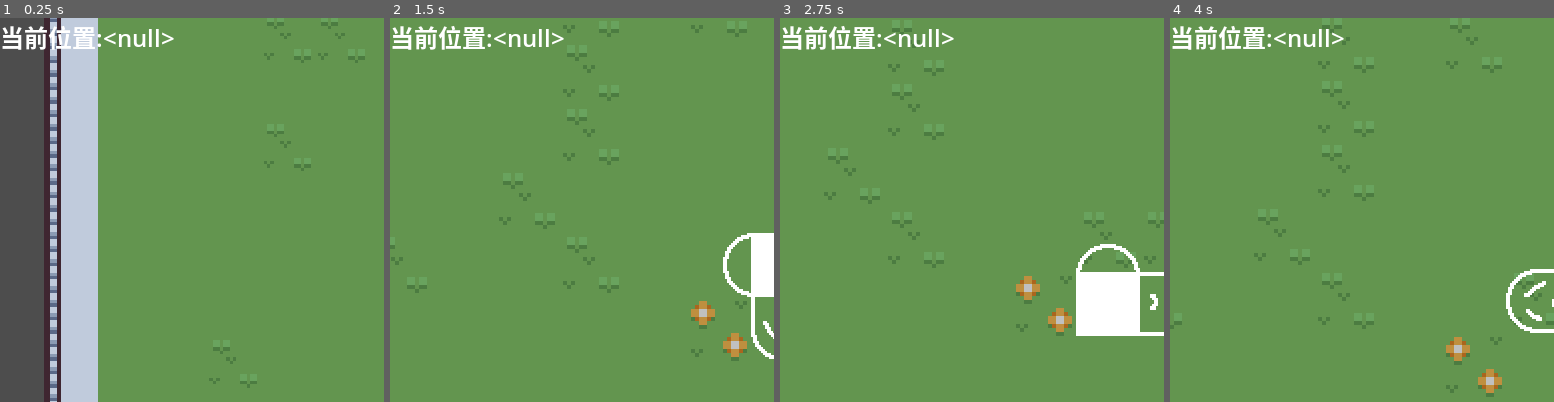
Above: before the commit, frames 1-4 (left to right).
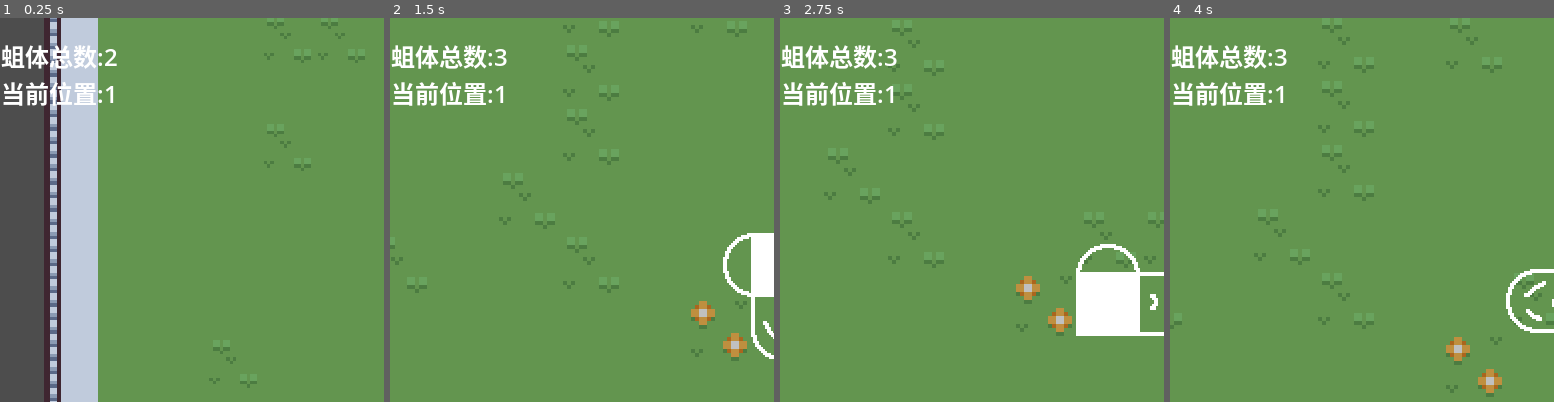
Above: after the commit, the same moments.

Repository: wotaicaili/HolySquirm
Game: Godot game, scene res://scenes/game/game.tscn
The game is run twice, just before and just after one commit, with the same random seed, the same clock (stepped at 60 frames per second) and the same inputs.
Inputs:
- Up to frame 1 (0.25 s): no input
- Up to frame 2 (1.5 s): tap Enter at 0.5 s; hold Right 0.53-1.28 s; hold Down from 1.28 s (still down)
- Up to frame 3 (2.75 s): release Down at 2.03 s; hold Right from 2.03 s (still down)
- Up to frame 4 (4 s): release Right at 2.78 s; hold Up 2.78-3.53 s; hold Left from 3.53 s (still down)
The pictures show only the part of the screen within x 0-50%, y 13-63%; the shares and areas given below are measured in that part.

The runs differ from the first frame. In frame 1, 2.9% of the frame differs, in the area x 0-46%, y 2-23%; in frame 2, 3.0%; in frame 3, 3.0%; in frame 4, 3.0%.

Commit message:
[fix] entities update wrong

Diff:
--- a/assists/array_2d.gd
+++ b/assists/array_2d.gd
@@ -4,23 +4,23 @@
 var X_range: Vector2
 var Y_range: Vector2
 var values: Dictionary  # 嵌套 Dictionary 支持负索引
+var default_value
 
 func _init(x_range: Vector2, y_range: Vector2, default_value: Variant = 0) -> void:
 	X_range = x_range
 	Y_range = y_range
 	values = {}
+	default_value = default_value
 
-	for y in range(int(Y_range.x), int(Y_range.y)):
-		values[y] = {}
-		for x in range(int(X_range.x), int(X_range.y)):
-			values[y][x] = default_value
+func clear(_default_value: Variant = default_value):
+	values = {}
 
 func get_value(grid_pos: Vector2i) -> Variant:
 	var y = grid_pos.y
 	var x = grid_pos.x
 	if values.has(y) and values[y].has(x):
 		return values[y][x]
-	return null  # 或者设为默认值
+	return default_value  # 或者设为默认值
 
 func set_value(grid_pos: Vector2i, value: Variant) -> void:
 	var y = grid_pos.y
--- a/autoloads/game_manager.gd
+++ b/autoloads/game_manager.gd
@@ -7,18 +7,22 @@
 
 var player: Player
 
-var grid_values: Array2D = Array2D.new(FIELD_X_RANGE, FIELD_Y_RANGE)
-var grid_coins: Array2D = Array2D.new(FIELD_X_RANGE, FIELD_Y_RANGE)
+var grid_entities: Array2D = Array2D.new(FIELD_X_RANGE, FIELD_Y_RANGE, 0)
+var grid_coins: Array2D = Array2D.new(FIELD_X_RANGE, FIELD_Y_RANGE, null)
 
 func _ready() -> void:
 	pass
 
-func _process(delta):
+func init_coins():
+	grid_coins.clear()
 	for coin in get_tree().get_nodes_in_group("coin"):
 		if coin is Coin:
 			var grid_pos = coin.grid_position
 			grid_coins.set_value(grid_pos, coin)
+
+func update_entity():
+	grid_entities.clear()
 	for worm in get_tree().get_nodes_in_group("worm"):
 		if worm is Worm:
 			for grid_pos in worm.body:
-				grid_values.set_value(grid_pos, 1)
+				grid_entities.set_value(grid_pos, 1)
--- a/scenes/game/coin_manager.gd
+++ b/scenes/game/coin_manager.gd
@@ -8,8 +8,7 @@
 		var x = randi_range(1, GameManager.FIELD_SIZE.x - 2)
 		var y = randi_range(-3, GameManager.FIELD_SIZE.y + 2)
 		spawn(Vector2(x, y))
-		if y > -40:
-			print(Vector2(x, y))
+	GameManager.init_coins()
 
 func spawn(g_pos: Vector2):
 	var coin = COIN.instantiate()
--- a/scenes/game/debug.gd
+++ b/scenes/game/debug.gd
@@ -4,6 +4,8 @@
 
 @onready var player_info: Label = $PlayerInfo
 @onready var coin_info: Label = $CoinInfo
+@onready var current_grid_info: Label = $CurrentGridInfo
+@onready var body_info: Label = $BodyInfo
 
 @export var debug: bool = false: set = _debug_setter
 
@@ -13,7 +15,22 @@
 func _process(delta: float) -> void:
 	var head = player.body[0]
 	player_info.text = "头部位置:\t" + str(head)
-	coin_info.text = "剩余金币:\t" + str(GameManager.grid_coins.count_valid()) + "\n当前位置:\t" + str(GameManager.grid_coins.get_value(head))
+	coin_info.text = "剩余金币:\t" + str(GameManager.grid_coins.count_valid())
+
+	var current_grid_value
+	var current_grid_coin = GameManager.grid_coins.get_value(head)
+	var current_grid_entity = GameManager.grid_entities.get_value(head)
+	if current_grid_coin and current_grid_value:
+		push_error("coin and 1")
+	elif current_grid_coin:
+		current_grid_value = current_grid_coin
+	elif current_grid_entity:
+		current_grid_value = current_grid_entity
+	else:
+		current_grid_value = null
+	current_grid_info.text = "\n当前位置:\t" + str(current_grid_value)
+
+	body_info.text = "蛆体总数:\t" + str(GameManager.grid_entities.count_valid())
 
 func _debug_setter(value: bool):
 	debug = value
--- a/scenes/game/game.tscn
+++ b/scenes/game/game.tscn
@@ -43,6 +43,12 @@
 script = ExtResource("6_5i0tg")
 debug = true
 
+[node name="PlayerInfo" type="Label" parent="DEBUG"]
+custom_minimum_size = Vector2(200, 40)
+offset_right = 40.0
+offset_bottom = 23.0
+theme_override_font_sizes/font_size = 24
+
 [node name="CoinInfo" type="Label" parent="DEBUG"]
 custom_minimum_size = Vector2(200, 40)
 offset_top = 61.0
@@ -50,8 +56,18 @@
 offset_bottom = 101.0
 theme_override_font_sizes/font_size = 24
 
-[node name="PlayerInfo" type="Label" parent="DEBUG"]
+[node name="BodyInfo" type="Label" parent="DEBUG"]
 custom_minimum_size = Vector2(200, 40)
-offset_right = 40.0
-offset_bottom = 23.0
+offset_left = 1.0
+offset_top = 119.0
+offset_right = 201.0
+offset_bottom = 159.0
 theme_override_font_sizes/font_size = 24
+
+[node name="CurrentGridInfo" type="Label" parent="DEBUG"]
+custom_minimum_size = Vector2(200, 40)
+offset_left = 1.0
+offset_top = 119.0
+offset_right = 201.0
+offset_bottom = 159.0
+theme_override_font_sizes/font_size = 24
--- a/scenes/worm/player.gd
+++ b/scenes/worm/player.gd
@@ -9,7 +9,7 @@
 	GameManager.player = self
 
 func _unhandled_input(event: InputEvent):
-	if event is InputEventKey and event.pressed and not event.echo:
+	if event is InputEventKey and event.pressed and not event.echo and alive:
 		var new_dir = direction # Vector2(0, 0)
 		match event.keycode:
 			KEY_UP, KEY_W:
@@ -27,6 +27,8 @@
 		elif new_dir == direction and move_timer < manual_move_interval:
 			return
 		# 隐藏机制：换方向刷新突进冷却，因此扭动前进理论最快
+		#elif move_timer < manual_move_interval/4.0:
+			#return
 
 		if new_dir.length() > 0:
 			# 立即移动
--- a/scenes/worm/player.tscn
+++ b/scenes/worm/player.tscn
@@ -5,7 +5,7 @@
 [ext_resource type="Texture2D" uid="uid://dply5j6tjq1u8" path="res://assets/mine/body.png" id="3_baw2p"]
 [ext_resource type="Texture2D" uid="uid://dhsegf6t1buk0" path="res://assets/mine/tail.png" id="4_dipe0"]
 
-[node name="Player" type="Node2D" groups=["player"]]
+[node name="Player" type="Node2D" groups=["player", "worm"]]
 script = ExtResource("1_orqdw")
 head_texture = ExtResource("2_bogjt")
 body_texture = ExtResource("3_baw2p")
--- a/scenes/worm/worm.gd
+++ b/scenes/worm/worm.gd
@@ -6,9 +6,10 @@
 @export var body_texture: Texture2D
 @export var tail_texture: Texture2D
 
-# 身体坐标（Vector2数组，头在前）
-var body: Array = [Vector2(10, -10)] # 初始只需要头坐标
+# 位置状态
+var body: Array = [Vector2(10, -10)] # 身体坐标, 初始只需要头坐标
 var to_grow: int = 2 # 还没长出来的体节
+var alive: bool = true
 
 # 用于显示的Sprite2D节点
 var sprite_nodes: Array = []
@@ -33,21 +34,30 @@
 
 func move(direction: Vector2):
 	var new_head = body[0] + direction
-	body.insert(0, new_head)
 
 	# 检查头部是否碰到 coin
-	var head_pos = body[0]
-	var coin = GameManager.grid_coins.get_value(head_pos)
+	var coin = GameManager.grid_coins.get_value(new_head)
 	if coin:
 		coin.collect()
+		to_grow += 1
 
 	if not to_grow:
 		body.pop_back()
+		GameManager.update_entity()
 	else:
 		to_grow -= 1
+
+	var value = GameManager.grid_entities.get_value(new_head)
+	if value:
+		print(new_head, value)
+		self.die()
+
+	body.insert(0, new_head)
 	update_worm_visual()
 
 	move_timer = 0.0
+
+	GameManager.update_entity()
 
 func grow():
 	to_grow += 1
@@ -57,6 +67,12 @@
 	if index > 0 and index < body.size():
 		body = body.slice(0, index)
 		update_worm_visual()
+
+func die():
+	alive = false
+	set_process(false)
+	print(str(self), " died")
+	pass
 
 func update_worm_visual():
 	# 先清理旧的sprite
